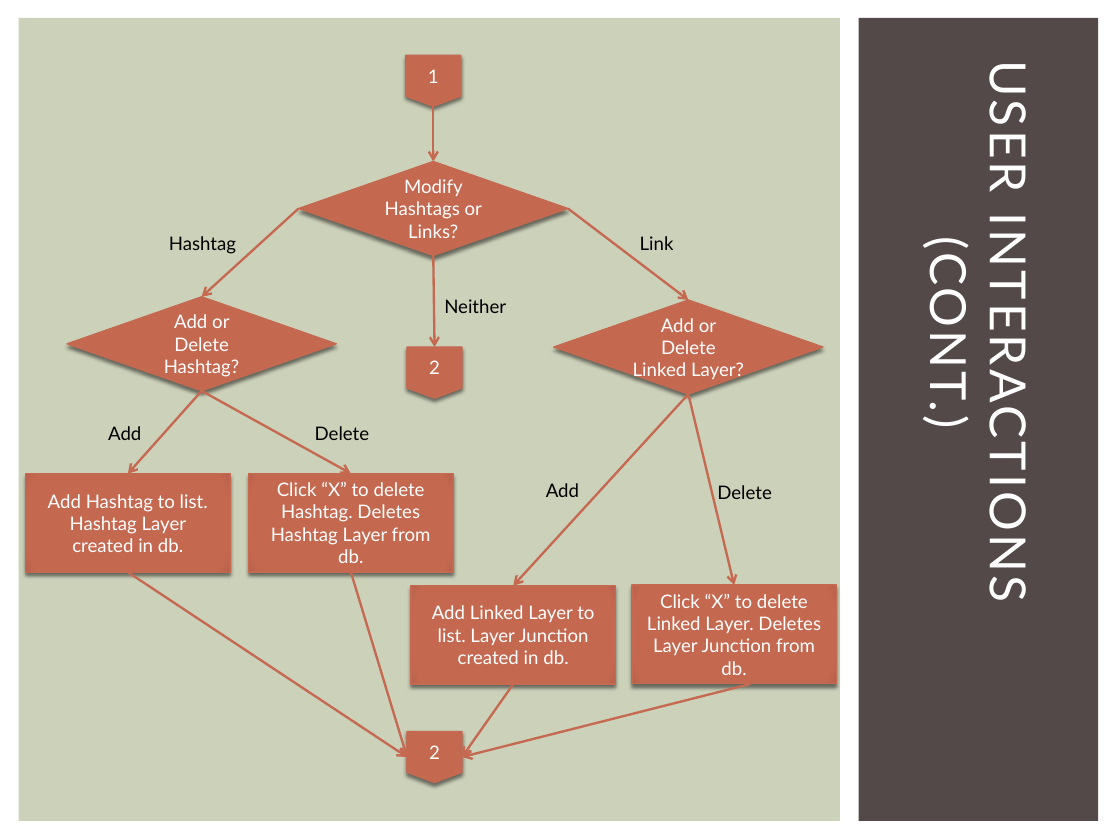
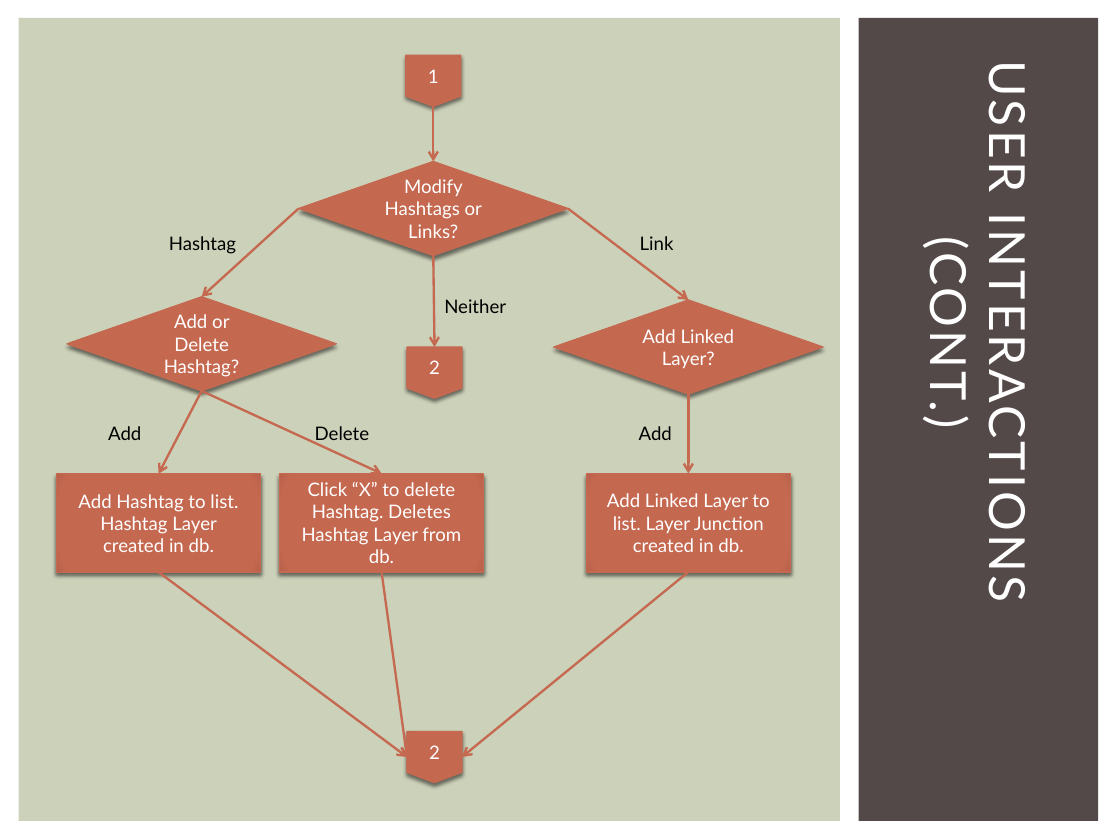
Before and after one commit to walkerq/layers, a slide deck: slide 5 of Final Project Presentation.pptx. Drawn at 1120x840 pixels with LibreOffice and Linux fonts; fonts in the diff are those of the drawing. Boxes give left, top, right and bottom in pixels: in the first picture for what was removed or moved away, otherwise in the second. Text is boxed around its words. In the diff, an @@ line names an element or a change of style, - is before the commit and + after.

```diff
--- a/Final Project Presentation.pptx
+++ b/Final Project Presentation.pptx
@@ text in diamond at <box>642,329,735,368</box>: text changed @@
-Add or Delete Linked Layer?
+Add Linked Layer?
@@ arrow moved from (202, 391) - (128, 474) to (202, 391) - (159, 474) @@
@@ arrow moved from (202, 391) - (351, 474) to (202, 391) - (382, 474) @@
@@ text "Add": place and size @@
-text "Add" at <box>546,483,579,497</box>
+text "Add" at <box>639,426,672,440</box>
@@ arrow moved from (689, 394) - (513, 586) to (689, 394) - (689, 474) @@
@@ arrow removed from (689, 394) to (734, 585) @@
@@ rectangle "Add Hashtag to list. Hashtag ...": place and size @@
-rectangle "Add Hashtag to list. Hashtag ..." at <box>26,474,230,572</box>
+rectangle "Add Hashtag to list. Hashtag ..." at <box>56,474,260,572</box>
@@ rectangle "Click “X” to delete Hashtag. ...": place and size @@
-rectangle "Click “X” to delete Hashtag. ..." at <box>249,474,452,572</box>
+rectangle "Click “X” to delete Hashtag. ..." at <box>279,474,483,572</box>
@@ rectangle "Add Linked Layer to list. ...": place and size @@
-rectangle "Add Linked Layer to list. ..." at <box>411,586,615,684</box>
+rectangle "Add Linked Layer to list. ..." at <box>586,474,790,572</box>
@@ text removed at <box>717,485,772,499</box> @@
-Delete
@@ arrow moved from (128, 572) - (407, 757) to (159, 572) - (407, 757) @@
@@ arrow moved from (351, 572) - (407, 757) to (382, 572) - (407, 757) @@
@@ arrow moved from (513, 684) - (463, 757) to (689, 572) - (463, 757) @@
@@ rectangle removed at <box>632,585,836,683</box> @@
-Click “X” to delete Linked Layer. Deletes Layer Junction from db.
@@ arrow removed from (750, 684) to (463, 757) @@
```
